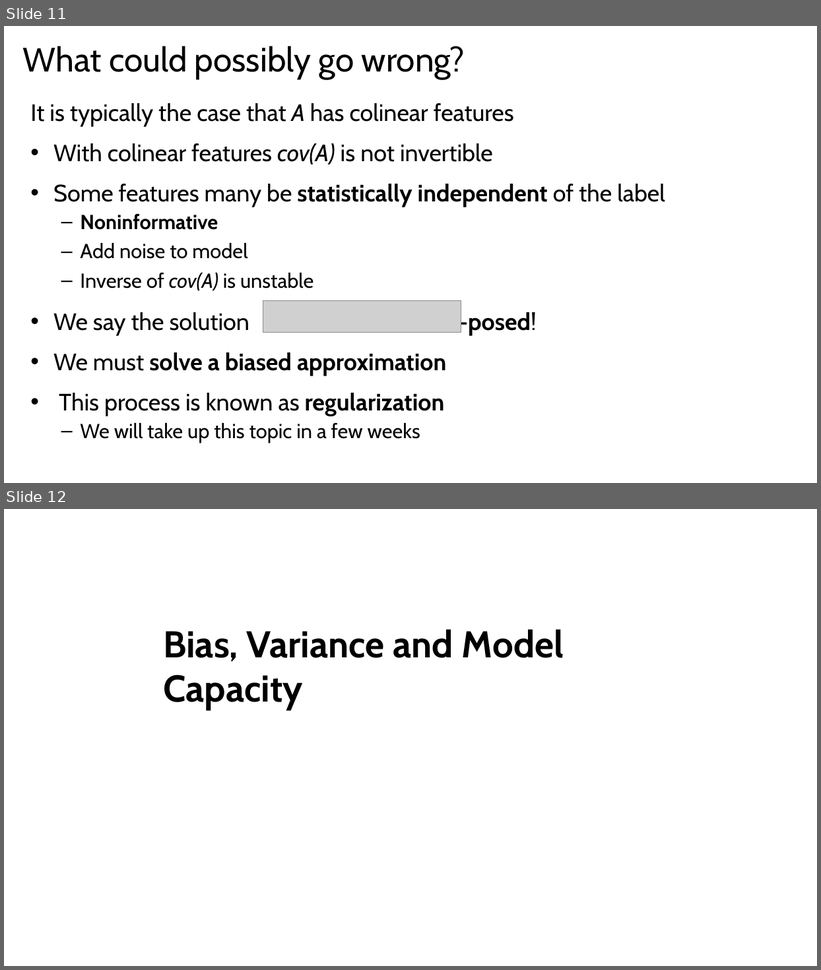
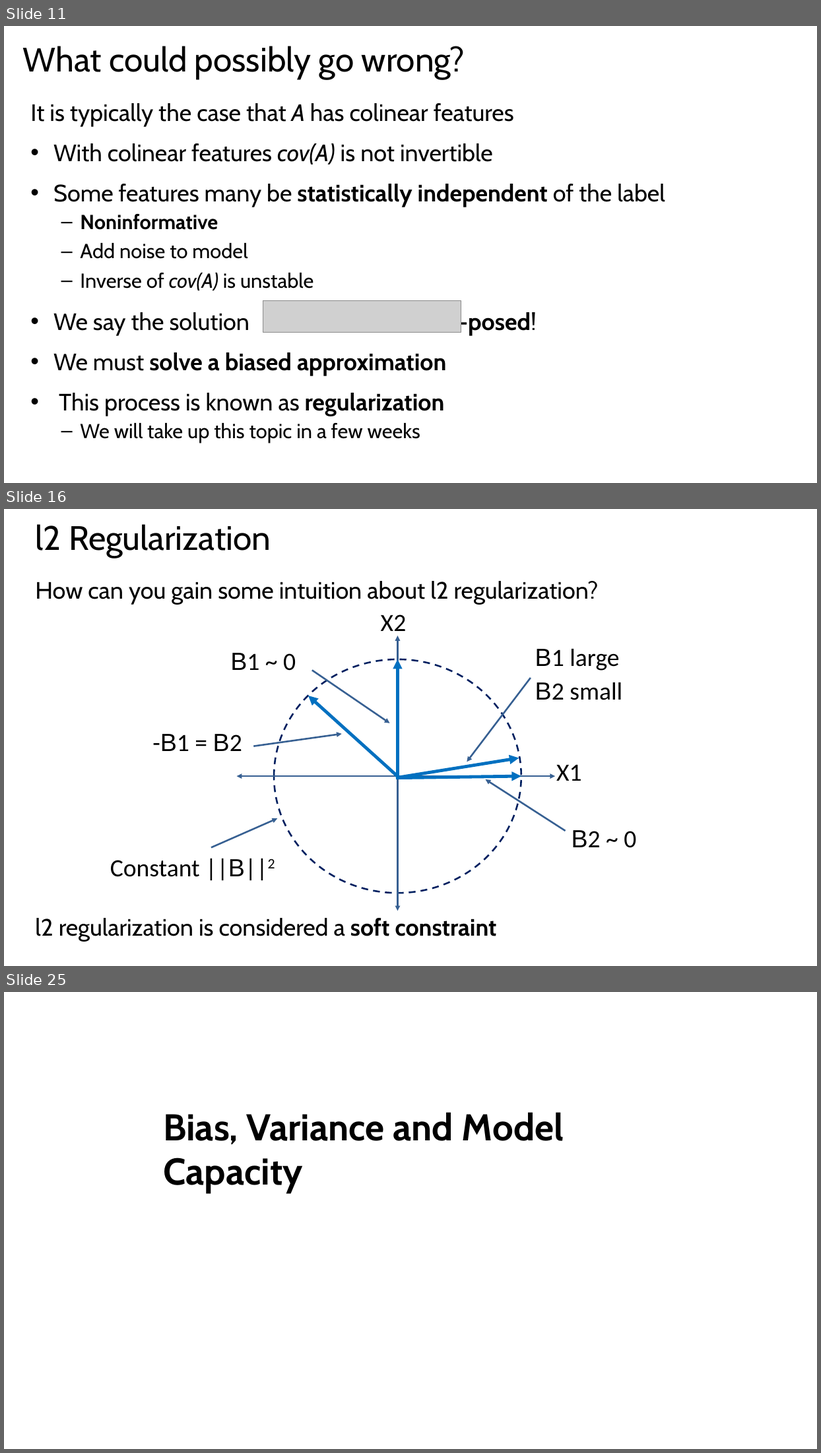
Before and after one commit to StephenElston/CSCI-E25, a slide deck: Slides/OldSlides/4_MachineLearningForCV.pptx. Shown one above the other, each under a label of ours: slides 11 and 12 before the commit, slides 11, 16 and 25 after it; the slides between them are not shown. The pictures are 821x970 and 821x1453 pixels, drawn with LibreOffice and Linux fonts; fonts in the diff are those of the drawing; grey boxes stand for pictures. Boxes give left, top, right and bottom in pixels: in the first picture for what was removed or moved away, otherwise in the second. Text is boxed around its words. In the diff, an @@ line names an element or a change of style, - is before the commit and + after.

```diff
--- a/Slides/OldSlides/4_MachineLearningForCV.pptx
+++ b/Slides/OldSlides/4_MachineLearningForCV.pptx
@@ slide 16 added at <box>4,509,817,966</box>, background #FFFFFF @@
@@ title added at <box>36,524,271,557</box>, 40 pt, text #000000 @@
+l2 Regularization
@@ text added at <box>35,581,599,605</box>, 28 pt, text #000000 @@
+How can you gain some intuition about l2 regularization?
@@ text added at <box>381,615,407,637</box>, 29.3 pt, text #000000 @@
+X2
@@ double arrow added from (398, 636) to (398, 911), #376092 2 pt @@
@@ text added at <box>230,653,296,671</box>, 29.3 pt, text #000000 @@
+Β1 ~ 0
@@ ellipse added at <box>274,659,522,893</box>, outline #002060 2 pt dashed @@
@@ arrow added from (398, 776) to (398, 659), #0070C0 3.75 pt @@
@@ text added at <box>535,649,622,700</box>, 29.3 pt, text #000000 @@
+Β1 large
+Β2 small
@@ arrow added from (312, 671) to (390, 723), #376092 2 pt @@
@@ arrow added from (531, 678) to (467, 762), #376092 2 pt @@
@@ arrow added from (399, 778) to (308, 696), #0070C0 3.75 pt @@
@@ text added at <box>152,734,242,751</box>, 29.3 pt, text #000000 @@
+-Β1 = Β2
@@ arrow added from (253, 747) to (342, 734), #376092 2 pt @@
@@ arrow added from (396, 778) to (519, 758), #0070C0 3.75 pt @@
@@ text added at <box>556,764,582,781</box>, 29.3 pt, text #000000 @@
+X1
@@ double arrow added from (556, 776) to (237, 776), #376092 2 pt @@
@@ arrow added from (398, 778) to (521, 776), #0070C0 3.75 pt @@
@@ arrow added from (566, 831) to (486, 780), #376092 2 pt @@
@@ arrow added from (211, 848) to (277, 819), #376092 2 pt @@
@@ text added at <box>572,830,636,848</box>, 29.3 pt, text #000000 @@
+Β2 ~ 0
@@ text added at <box>110,858,275,881</box>, 29.3 pt, text #000000 @@
+Constant ||Β||2
@@ text added at <box>35,918,497,941</box>, 28 pt, text #000000 @@
+l2 regularization is considered a soft constraint
@@ what was slide 12 is now slide 25 @@
```
Also in this commit, not shown: 12 other slides added.
